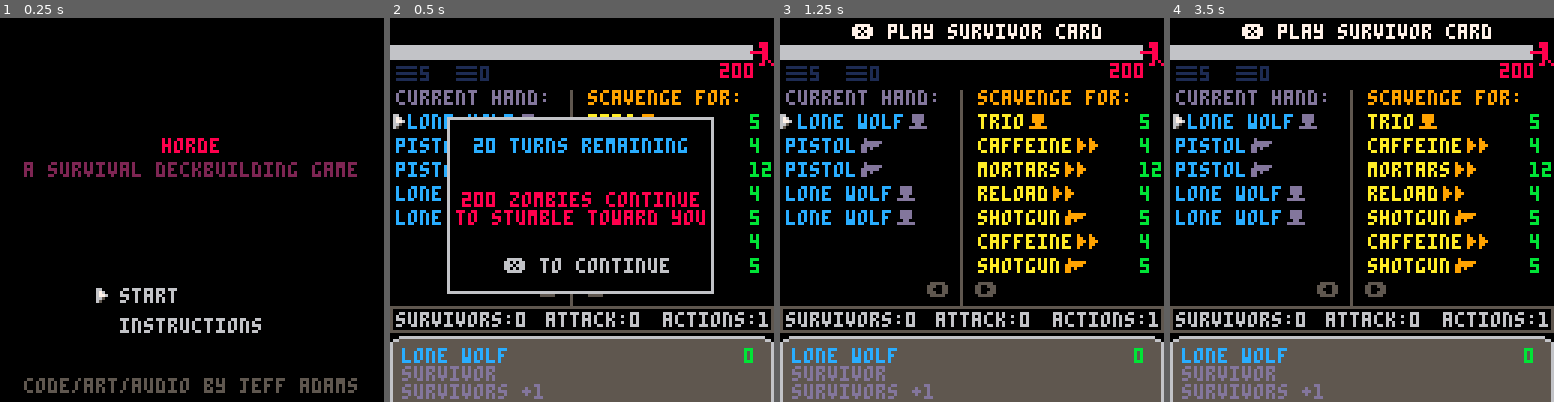
Above: before the commit, frames 1-4 (left to right).
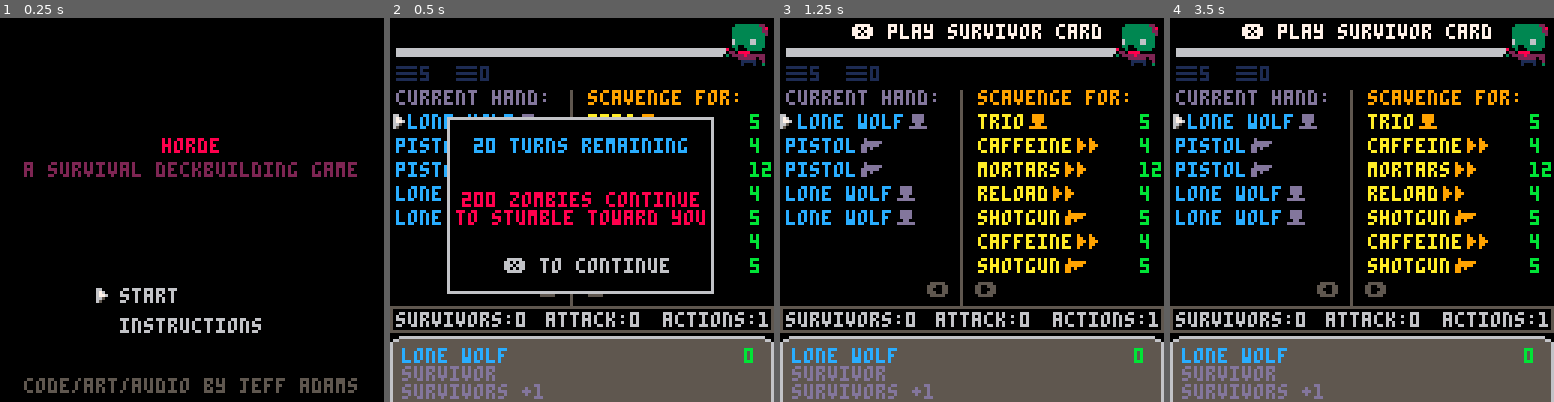
Above: after the commit, the same moments.

Repository: jeff-adams/pico8
Game: PICO-8 cartridge dev/zombie.p8
The game is run twice, just before and just after one commit, with the same random seed, the same clock (stepped at 60 frames per second) and the same inputs.
Inputs:
- Up to frame 1 (0.25 s): no input
- Up to frame 2 (0.5 s): tap X (X key) at 0.33 s
- Up to frame 3 (1.25 s): tap O (Z key) at 0.7 s; tap X (X key) at 1.07 s
- Up to frame 4 (3.5 s): hold Right 1.6-2.1 s; tap O (Z key) every 0.4 s from 1.7 to 3.3 s; tap X (X key) at 1.85, 2.97 s; hold Up 2.15-2.42 s; hold Right 2.47-3.03 s; hold Left from 3.08 s (still down)

Frame 1 is identical in both runs. In frame 2, 2.6% of the frame differs, in the area x 0-100%, y 1-16%; in frame 3, 2.6%; in frame 4, 2.6%.

Commit message:
Add zombie sprite

Diff:
--- a/dev/zombie.p8
+++ b/dev/zombie.p8
@@ -14,6 +14,7 @@
 --splash page pixel art
 
 --◆fixes
+--played action card not del
 --confirm menu for turn end
 --balance cards
 
@@ -56,7 +57,7 @@
 	current={card={},sel=1,cards=hand}
 	message=nil
 	is_player_turn=true
-	actioned={}
+	played={}
 	selector={frames={32,33},speed=4}
 	debug={}
 	win=nil
@@ -350,10 +351,10 @@
 		add(discard,c)
 	end
 	hand={}
-	for c in all(actioned) do
+	for c in all(played) do
 		add(discard,c)
 	end
-	actioned={}
+	played={}
 end
 
 function discard_card()
@@ -391,8 +392,8 @@
 
 function card_played(_card)
 	sfx(7)
-	del(hand,hand[current.sel])
-	add(actioned,_card)
+	deli(hand,current.sel)
+	add(played,_card)
 	change_current_card()
 end
 
@@ -428,6 +429,7 @@
 	if _sel>#current.cards then
 		_sel=#current.cards
 	end
+	current.sel=_sel
 	current.card=current.cards[_sel]
 end
 
@@ -658,14 +660,13 @@
 end
 
 function draw_horde()
-	for i=20,0,-1 do
-		print("█",i*6-6,9,8)
-	end
-	for i=turns,1,-1 do
-		print("█",i*6-6,9,6)
-	end
-	spr(1,120,8)
-	print(horde,110,15,8)
+	--draw turns meter
+	rectfill(2,10,112,12,8)
+	rectfill(2,10,112/20*turns,12,6)
+	--draw zombie
+	palt(15)
+	spr(6,111,1,2,2)
+	palt()
 end
 
 function draw_card_desc()
@@ -718,7 +719,6 @@
 			print(debug[i],22,i*6+62,11)
 		end
 	end
-	debug={}
 end
 
 function draw_menu()
@@ -787,22 +787,22 @@
 	printc("hold 🅾️ return to menu",120,5)
 end
 __gfx__
-00000000000888000008880000000000000000000000000000000000000000000000000000000000000000000000000000000000000000000000000000000000
-00000000000888000008880000000000000000000000000000000000000000000000000000000000000000000000000000000000000000000000000000000000
-00700700000088000000880000ffff0000f000000f000f0000000000000000000000000000000000000000000000000000000000000000000000000000000000
-00077000888888008888880000ffff0000ffffff0ff00ff000000000000000000000000000000000000000000000000000000000000000000000000000000000
-00077000000088000000880000ffff000ffffff00fff0fff00000000000000000000000000000000000000000000000000000000000000000000000000000000
-007007000000880000008800000ff0000ff0f0000ff00ff000000000000000000000000000000000000000000000000000000000000000000000000000000000
-0000000000008080000080800ffffff00ff000000f000f0000000000000000000000000000000000000000000000000000000000000000000000000000000000
-00000000000880080008800800000000000000000000000000000000000000000000000000000000000000000000000000000000000000000000000000000000
-00066666666660000000000000000000000000000000000000000000000000000000000000000000000000000000000000000000000000000000000000000000
-06655555555556600000000000000000000000000000000000000000000000000000000000000000000000000000000000000000000000000000000000000000
-65555555555555560000000000000000000000000000000000000000000000000000000000000000000000000000000000000000000000000000000000000000
-65555555555555560000000000000000000000000000000000000000000000000000000000000000000000000000000000000000000000000000000000000000
-65555555555555560000000000000000000000000000000000000000000000000000000000000000000000000000000000000000000000000000000000000000
-65555555555555560000000000000000000000000000000000000000000000000000000000000000000000000000000000000000000000000000000000000000
-65555555555555560000000000000000000000000000000000000000000000000000000000000000000000000000000000000000000000000000000000000000
-65555555555555560000000000000000000000000000000000000000000000000000000000000000000000000000000000000000000000000000000000000000
+000000000008880000088800000000000000000000000000ffff00000000ffff0000000000000000000000000000000000000000000000000000000000000000
+000000000008880000088800000000000000000000000000fff03333333322ff0000000000000000000000000000000000000000000000000000000000000000
+00700700000088000000880000ffff0000f000000f000f00ff0333333333328f0000000000000000000000000000000000000000000000000000000000000000
+00077000888888008888880000ffff0000ffffff0ff00ff0ff0333333333322f0000000000000000000000000000000000000000000000000000000000000000
+00077000000088000000880000ffff000ffffff00fff0fffff0333333333332f0000000000000000000000000000000000000000000000000000000000000000
+007007000000880000008800000ff0000ff0f0000ff00ff0ff0333333333330f0000000000000000000000000000000000000000000000000000000000000000
+0000000000008080000080800ffffff00ff000000f000f00ff0633333663330f0000000000000000000000000000000000000000000000000000000000000000
+000000000008800800088008000000000000000000000000ff0633333663330f0000000000000000000000000000000000000000000000000000000000000000
+000666666666600000000000000000000000000000000000ff0330033333330f0000000000000000000000000000000000000000000000000000000000000000
+066555555555566000000000000000000000000000000000fff03000333330ff0000000000000000000000000000000000000000000000000000000000000000
+655555555555555600000000000000000000000000000000f0220888800000ff0000000000000000000000000000000000000000000000000000000000000000
+65555555555555560000000000000000000000000000000003022228222222ff0000000000000000000000000000000000000000000000000000000000000000
+655555555555555600000000000000000000000000000000f0000222222022ff0000000000000000000000000000000000000000000000000000000000000000
+655555555555555600000000000000000000000000000000fffff011111002ff0000000000000000000000000000000000000000000000000000000000000000
+655555555555555600000000000000000000000000000000fffff010f01003ff0000000000000000000000000000000000000000000000000000000000000000
+655555555555555600000000000000000000000000000000ffffff00ff00f0ff0000000000000000000000000000000000000000000000000000000000000000
 00000000000000000000000000000000000000000000000000000000000000000000000000000000000000000000000000000000000000000000000000000000
 00000000000000000000000000000000000000000000000000000000000000000000000000000000000000000000000000000000000000000000000000000000
 66000000066000000000000000000000000000000000000000000000000000000000000000000000000000000000000000000000000000000000000000000000
